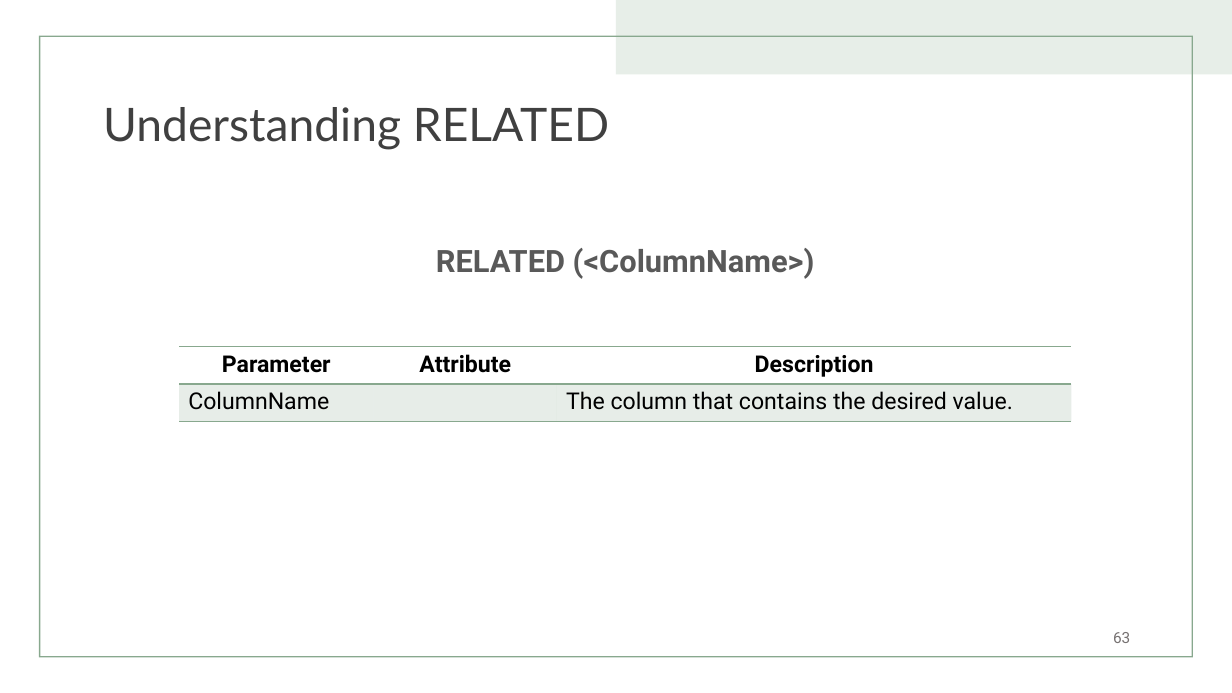
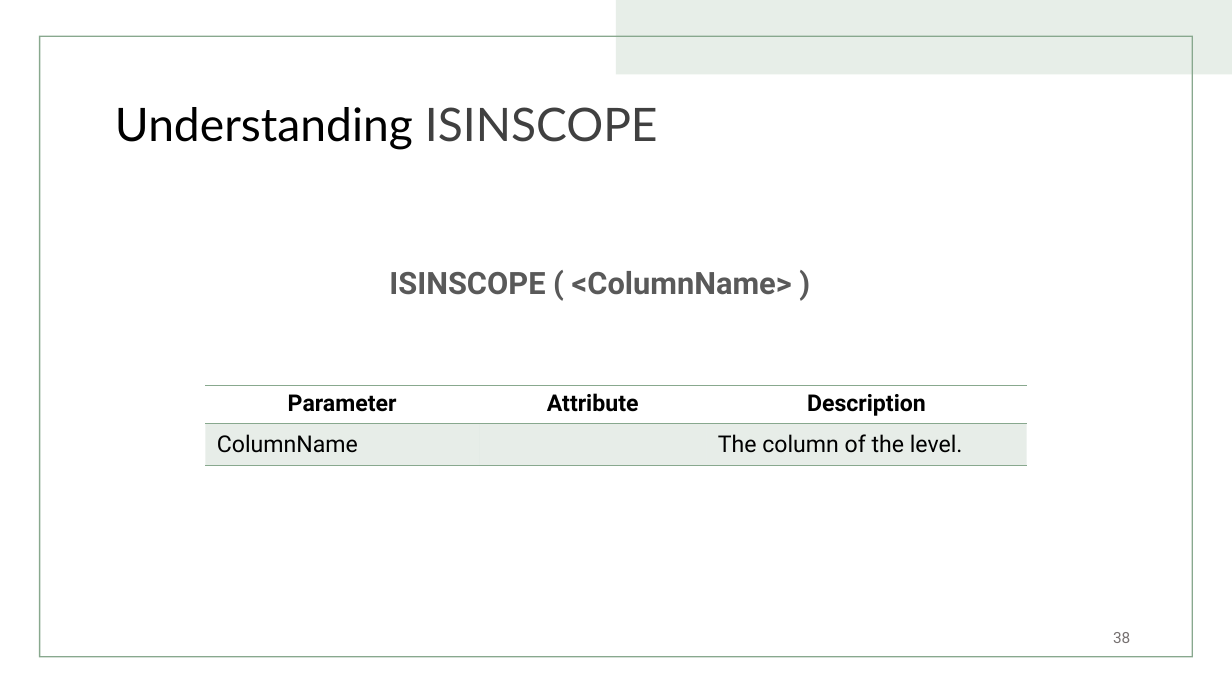
Before and after one commit to TizCloud/DAX-in-A-Day, a slide deck: slide 38 of Data Analysis Expression (DAX) for Power BI - Update.pptx (slide 63 before the commit). Drawn at 1232x693 pixels with LibreOffice and Linux fonts; fonts in the diff are those of the drawing. Boxes give left, top, right and bottom in pixels: in the first picture for what was removed or moved away, otherwise in the second. Text is boxed around its words. In the diff, an @@ line names an element or a change of style, - is before the commit and + after.

```diff
--- a/Data Analysis Expression (DAX) for Power BI - Update.pptx
+++ b/Data Analysis Expression (DAX) for Power BI - Update.pptx
@@ title at bbox=[115, 107, 658, 150]: text changed; text colour #404040 to #000000 @@
-Understanding RELATED
+Understanding ISINSCOPE
@@ text at bbox=[389, 271, 792, 295]: text changed @@
-RELATED (<ColumnName>)
+ISINSCOPE ( <ColumnName> )
@@ table at bbox=[205, 386, 1026, 467] @@
-row 2, column 3: The column that contains the desired value.
+row 2, column 3: The column of the level.
@@ table: place and size @@
-table at bbox=[179, 347, 1072, 421]
+table at bbox=[205, 386, 1026, 467]
@@ page number at bbox=[1113, 632, 1130, 643]: text changed @@
-63
+38
```
Also in this commit, not shown: 5 other slides changed, 5 slides added, 29 slides removed.
